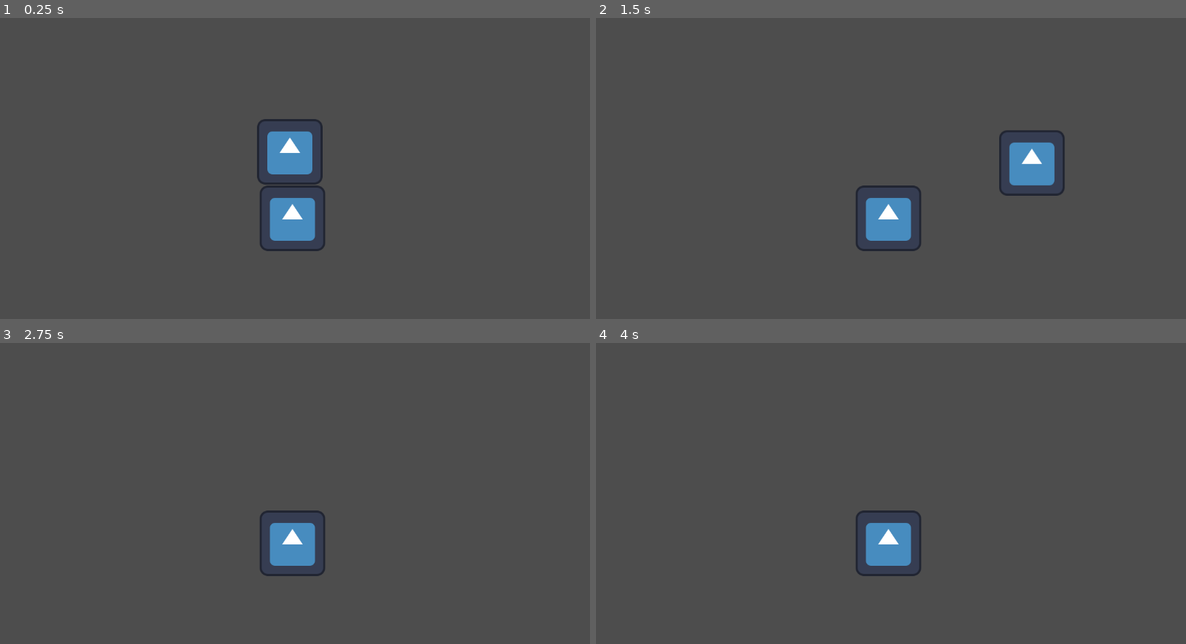
Above: before the commit, frames 1-4 (two rows, left to right).
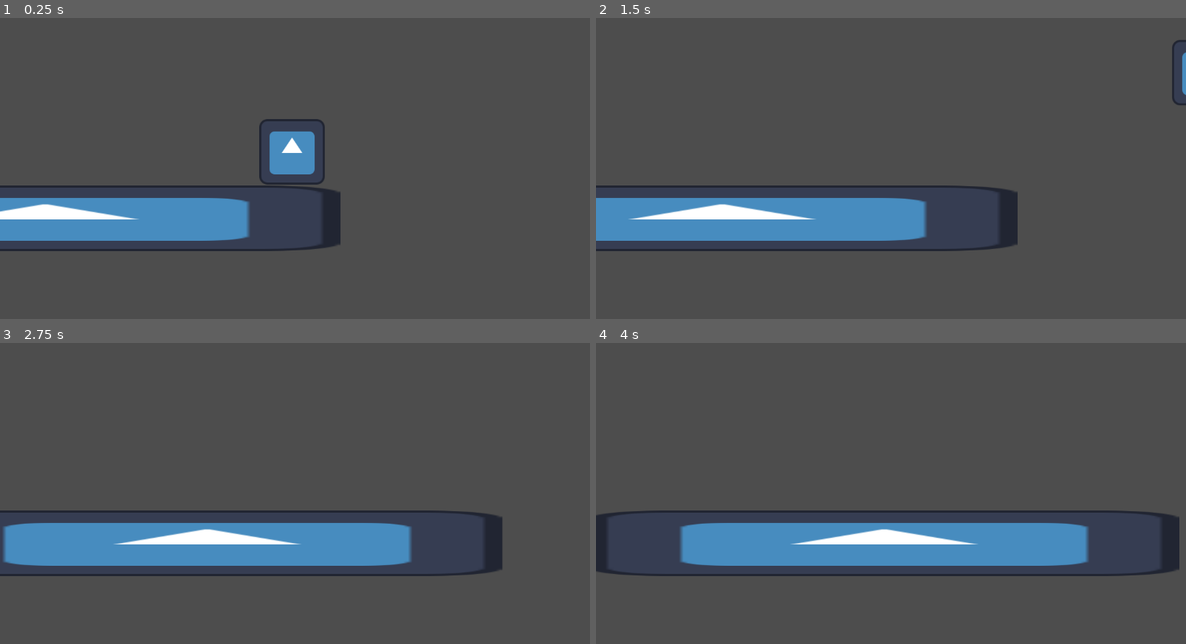
Above: after the commit, the same moments.

Repository: 22npatrick/Split-Focus-Game
Game: Godot game, scene res://Scene/main_1.tscn
The game is run twice, just before and just after one commit, with the same random seed, the same clock (stepped at 60 frames per second) and the same inputs. The engine's default icon, where the game draws it, is replaced by a stand-in: a white triangle on a blue panel in a dark square.
Inputs:
- Up to frame 1 (0.25 s): no input
- Up to frame 2 (1.5 s): hold D (right) from 0.53 s (still down); tap W (up) at 0.6, 0.77, 1.07, 1.35 s
- Up to frame 3 (2.75 s): tap W (up) at 1.52, 1.82, 2.1 s; release D (right) at 2.03 s; hold A (left) from 2.03 s (still down)
- Up to frame 4 (4 s): release A (left) at 2.78 s; hold D (right) from 2.78 s (still down); tap W (up) at 2.85, 3.02, 3.32, 3.6, 3.77 s

The runs differ from the first frame. In frame 1, 8.8% of the frame differs, in the area x 0-58%, y 33-78%; in frame 2, 10%; in frame 3, 11%; in frame 4, 11%, in the area x 0-99%, y 55-78%.

Commit message:
Platform Moving

Diff:
--- /dev/null
+++ b/Scene/floor_1.gd
@@ -0,0 +1 @@
+extends StaticBody2D
--- a/Scene/main_1.tscn
+++ b/Scene/main_1.tscn
@@ -3,8 +3,54 @@
 [ext_resource type="PackedScene" uid="uid://btmagaeapfqbi" path="res://Scene/player_1.tscn" id="1_g3nmm"]
 [ext_resource type="Texture2D" uid="uid://cq1en5h353fnt" path="res://Assets/icon.svg" id="2_o8mxn"]
 
+[sub_resource type="GDScript" id="GDScript_o8mxn"]
+script/source = "extends AnimatableBody2D
+
+
+func _ready() -> void:
+	$AnimationPlayer.play(\"Move\")
+"
+
 [sub_resource type="RectangleShape2D" id="RectangleShape2D_o8mxn"]
-size = Vector2(128, 129)
+size = Vector2(1154, 129)
+
+[sub_resource type="Animation" id="Animation_o8mxn"]
+resource_name = "Move"
+length = 8.0
+loop_mode = 1
+tracks/0/type = "value"
+tracks/0/imported = false
+tracks/0/enabled = true
+tracks/0/path = NodePath(".:position")
+tracks/0/interp = 1
+tracks/0/loop_wrap = true
+tracks/0/keys = {
+"times": PackedFloat32Array(0, 7.9666667),
+"transitions": PackedFloat32Array(1, 1),
+"update": 0,
+"values": [Vector2(56, 451), Vector2(1064, 451)]
+}
+
+[sub_resource type="Animation" id="Animation_2prf1"]
+length = 0.001
+tracks/0/type = "value"
+tracks/0/imported = false
+tracks/0/enabled = true
+tracks/0/path = NodePath(".:position")
+tracks/0/interp = 1
+tracks/0/loop_wrap = true
+tracks/0/keys = {
+"times": PackedFloat32Array(0),
+"transitions": PackedFloat32Array(1),
+"update": 0,
+"values": [Vector2(56, 451)]
+}
+
+[sub_resource type="AnimationLibrary" id="AnimationLibrary_5dlce"]
+_data = {
+&"Move": SubResource("Animation_o8mxn"),
+&"RESET": SubResource("Animation_2prf1")
+}
 
 [node name="main_1" type="Node2D" unique_id=277038257]
 metadata/_edit_group_ = true
@@ -12,13 +58,19 @@
 [node name="Player 1" parent="." unique_id=332314824 instance=ExtResource("1_g3nmm")]
 position = Vector2(566, 300)
 
-[node name="StaticBody2D" type="StaticBody2D" parent="." unique_id=622629405]
-position = Vector2(571, 451)
+[node name="Floor 1" type="AnimatableBody2D" parent="." unique_id=872250119]
+position = Vector2(56, 451)
+script = SubResource("GDScript_o8mxn")
 
-[node name="Sprite2D" type="Sprite2D" parent="StaticBody2D" unique_id=210423686]
+[node name="Sprite2D" type="Sprite2D" parent="Floor 1" unique_id=210423686]
+position = Vector2(7.0000286, 0)
+scale = Vector2(9.0078125, 1)
 texture = ExtResource("2_o8mxn")
 metadata/_edit_group_ = true
 
-[node name="CollisionShape2D" type="CollisionShape2D" parent="StaticBody2D" unique_id=1399567920]
-position = Vector2(-1, -1.5)
+[node name="CollisionShape2D" type="CollisionShape2D" parent="Floor 1" unique_id=1399567920]
+position = Vector2(7, -1.5)
 shape = SubResource("RectangleShape2D_o8mxn")
+
+[node name="AnimationPlayer" type="AnimationPlayer" parent="Floor 1" unique_id=1496855876]
+libraries/ = SubResource("AnimationLibrary_5dlce")
--- a/Script/player_1.gd
+++ b/Script/player_1.gd
@@ -1,8 +1,8 @@
 extends CharacterBody2D
 
 
-const SPEED = 300.0
-const JUMP_VELOCITY = -400.0
+const SPEED = 600.0
+const JUMP_VELOCITY = -600
 
 
 func _physics_process(delta: float) -> void:
Not shown, added: Scene/floor_1.gd.uid
